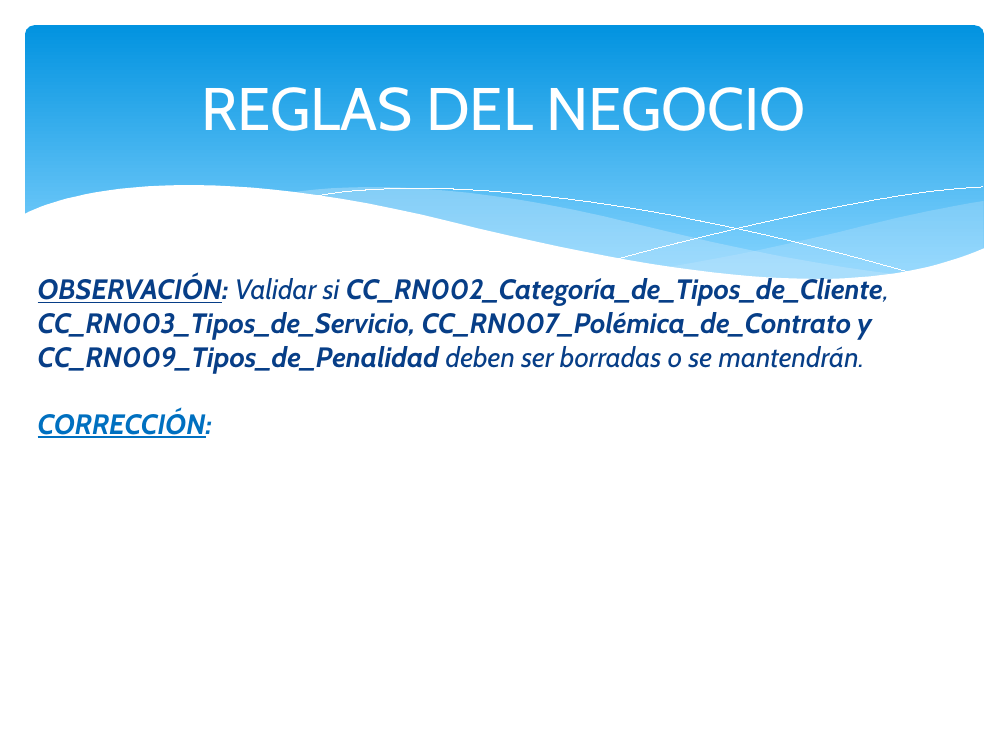
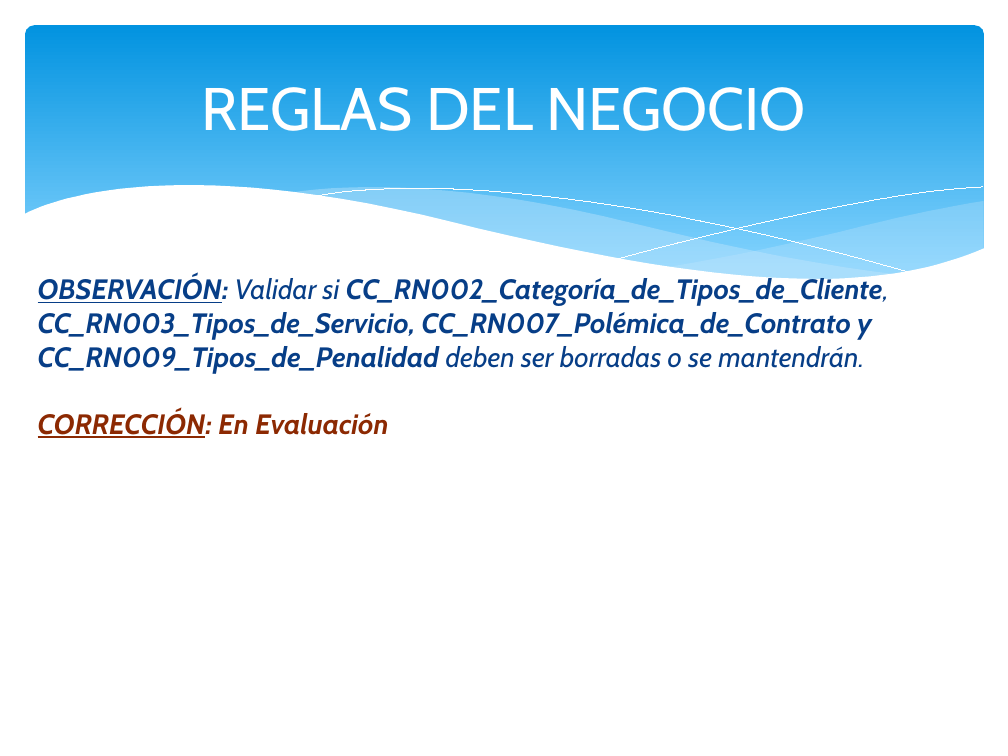
Before and after one commit to orlysemperfi/tp2-contratos-clientes, a slide deck: slide 6 of DOCUMENTOS TP1/PPT SUB-ITERACION I_v1.0.pptx. Drawn at 1008x756 pixels with LibreOffice and Linux fonts; fonts in the diff are those of the drawing. Boxes give left, top, right and bottom in pixels: in the first picture for what was removed or moved away, otherwise in the second. Text is boxed around its words. In the diff, an @@ line names an element or a change of style, - is before the commit and + after.

```diff
--- a/DOCUMENTOS TP1/PPT SUB-ITERACION I_v1.0.pptx
+++ b/DOCUMENTOS TP1/PPT SUB-ITERACION I_v1.0.pptx
@@ text at (38, 410, 388, 438): text changed; text colour #0070C0 to #8C2902 @@
-CORRECCIÓN:
+CORRECCIÓN: En Evaluación
```
Also in this commit, not shown: 5 other slides changed.
